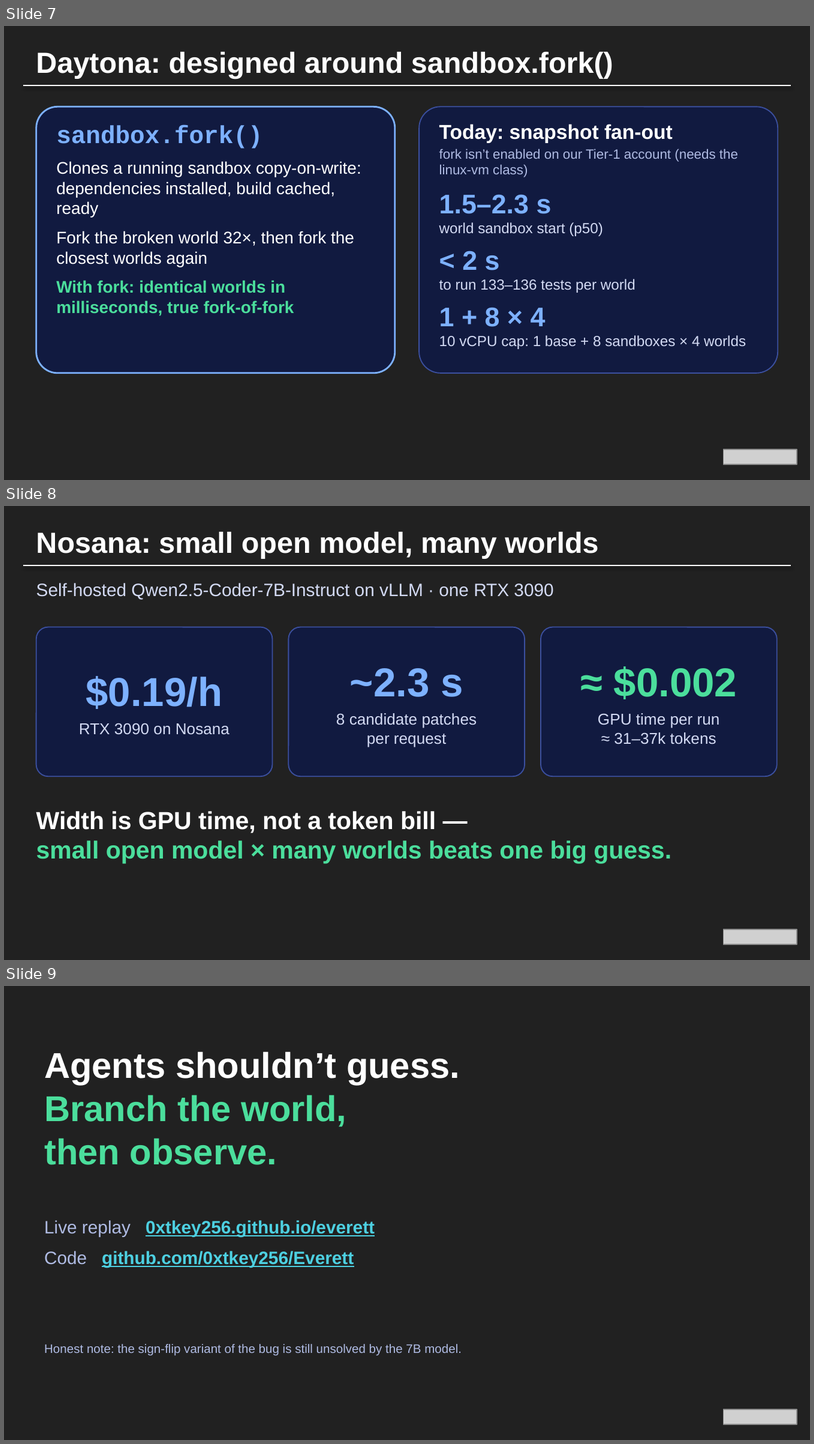
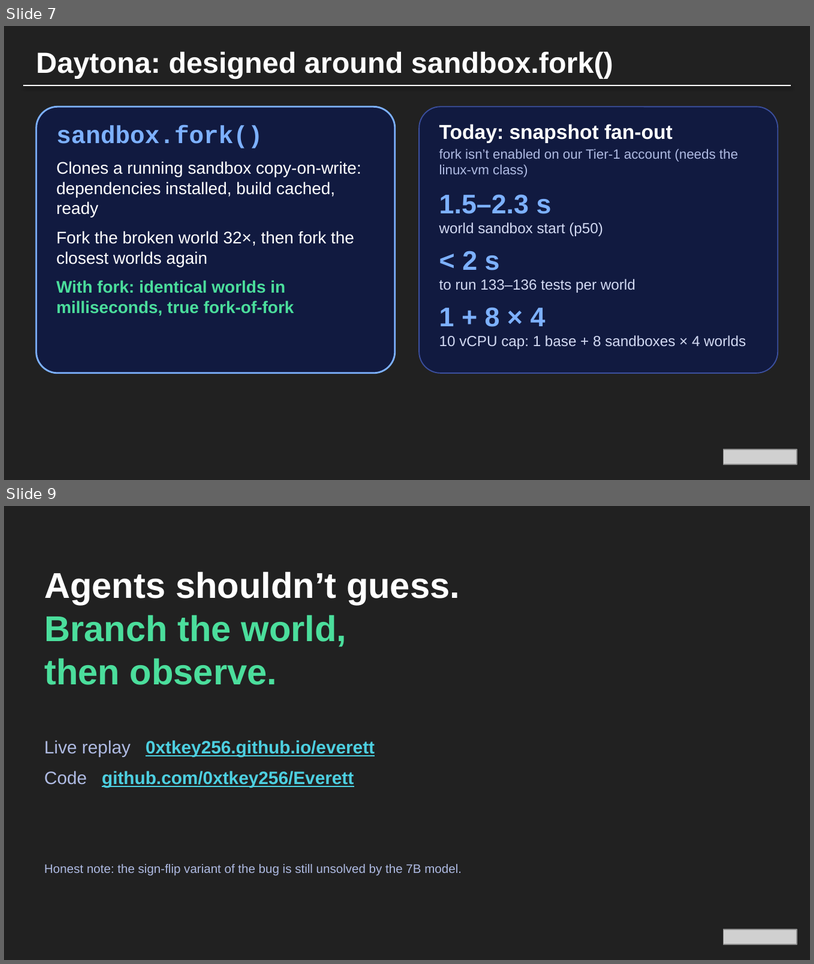
Before and after one commit to 0xtkey256/everett, a slide deck: deck/Everett.pptx. Shown one above the other, each under a label of ours: slides 7, 8 and 9 before the commit, slides 7 and 9 after it; the slides between them are not shown. The pictures are 814x1444 and 814x964 pixels, drawn with LibreOffice and Linux fonts; fonts in the diff are those of the drawing; grey boxes stand for pictures; background and template pictures are left out. Boxes give left, top, right and bottom in pixels: in the first picture for what was removed or moved away, otherwise in the second. Text is boxed around its words. In the diff, an @@ line names an element or a change of style, - is before the commit and + after.

Commit message:
deck: CI/CD-first story in plain words, concrete Nosana slide, revised 2:30 script

```diff
--- a/deck/Everett.pptx
+++ b/deck/Everett.pptx
@@ slide 8 removed at (4,506,810,960), background picture (left out) @@
@@ text removed at (36,532,599,559) @@
-Nosana: small open model, many worlds
@@ line removed from (23, 565) to (791, 565) @@
@@ text removed at (36,583,554,600) @@
-Self-hosted Qwen2.5-Coder-7B-Instruct on vLLM · one RTX 3090
@@ rounded rectangle removed at (36,627,273,776) @@
-$0.19/h
-RTX 3090 on Nosana
@@ rounded rectangle removed at (288,627,525,776) @@
-~2.3 s
-8 candidate patches
-per request
@@ rounded rectangle removed at (541,627,777,776) @@
-≈ $0.002
-GPU time per run
-≈ 31–37k tokens
@@ text removed at (36,811,672,863) @@
-Width is GPU time, not a token bill —
-small open model × many worlds beats one big guess.
@@ picture removed at (723,930,797,945) @@
```
Also in this commit, not shown: 6 slides changed, 1 slide added, 2 other files.
